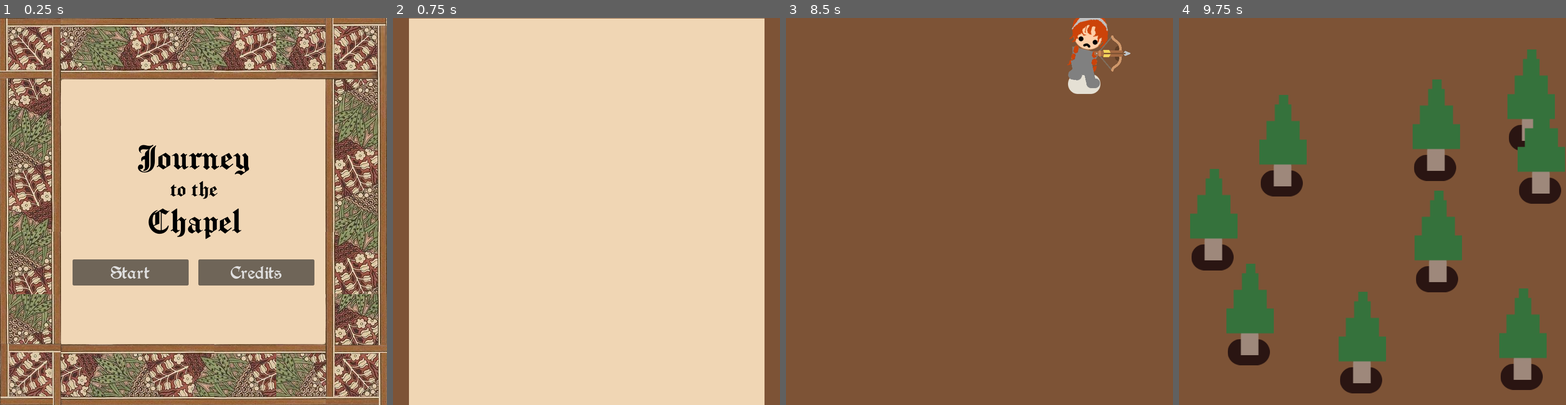
Above: before the commit, frames 1-4 (left to right).
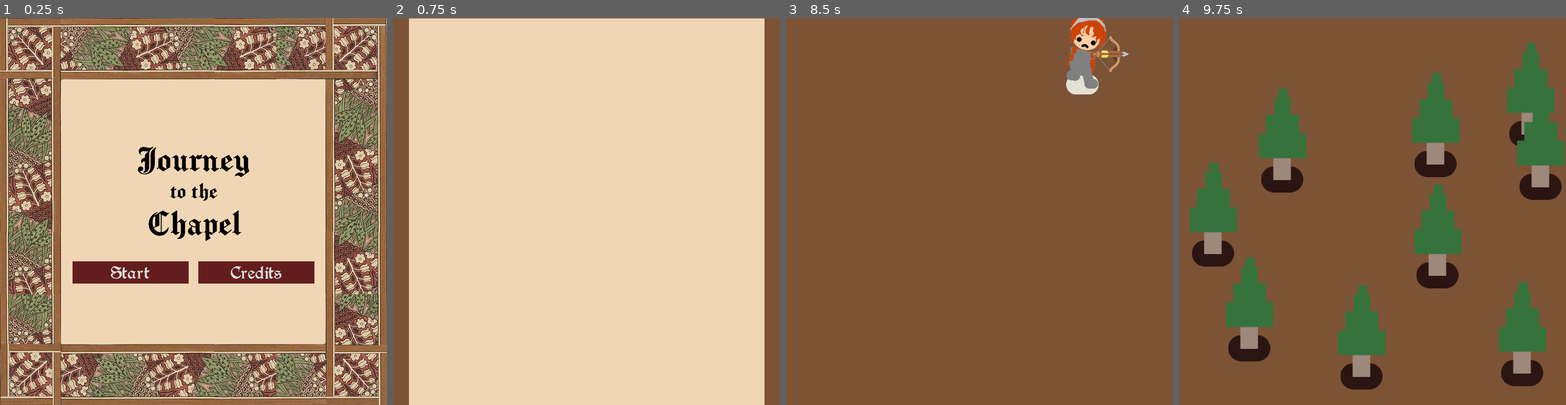
Above: after the commit, the same moments.

Repository: Ihmayor/journey_of_godot
Game: Godot game, scene res://SurvivorGame.tscn
The game is run twice, just before and just after one commit, with the same random seed, the same clock (stepped at 60 frames per second) and the same inputs.
Inputs (mouse positions are in pixels of both pictures, inside the frame that each line leads up to):
- Up to frame 1 (0.25 s): no input
- Up to frame 2 (0.75 s): click "Start" at 0.5 s
- Up to frame 3 (8.5 s): tap Enter at 1.25, 2.85, 5.1, 5.75, 7.35 s; move the mouse to (1064, 192) at 1.27 s; press the mouse at (1064, 192) at 1.28 s; hold Tab (forward) 1.28-2.03 s; tap Space at 1.52, 2.27, 3.5, 3.77, 4.52, 5.27, 6.77, 7.52, 8.27 s; move the mouse to (902, 230) at 2.02 s; release the mouse at (902, 230) at 2.03 s; tap Shift at 2.1, 4.35, 6.6 s; move the mouse to (1018, 126) at 2.77 s; hold Tab (forward) 2.78-4.28 s; move the mouse to (960, 288) at 3.52 s; click (960, 288) at 3.6 s; move the mouse to (1095, 269) at 4.27 s; move the mouse to (863, 153) at 5.02 s; move the mouse to (998, 211) at 5.77 s; press the mouse at (998, 211) at 5.78 s; move the mouse to (921, 114) at 6.52 s; release the mouse at (921, 114) at 6.53 s; hold Tab (forward) from 6.53 s (still down); move the mouse to (1064, 192) at 7.27 s; move the mouse to (902, 230) at 8.02 s; click (902, 230) at 8.1 s
- Up to frame 4 (9.75 s): move the mouse to (1411, 126) at 8.77 s; release Tab (forward) at 8.78 s; tap Shift at 8.85 s; move the mouse to (1353, 288) at 9.52 s; tap Enter at 9.6 s

The runs differ from the first frame. In frame 1, 4.9% of the frame differs, in the area x 18-82%, y 32-70%; in frame 2, nothing differs; in frame 3, 0.8%; in frame 4, 6.3%, in the area x 2-100%, y 6-97%.

Commit message:
Bug fixes. Theme updates. Don't care anymore

Diff:
--- a/SurvivorGame.tscn
+++ b/SurvivorGame.tscn
@@ -224,7 +224,7 @@
 tracks/17/type = "value"
 tracks/17/imported = false
 tracks/17/enabled = true
-tracks/17/path = NodePath("%PlayerCharacter:visible")
+tracks/17/path = NodePath("../PlayerCharacter:visible")
 tracks/17/interp = 1
 tracks/17/loop_wrap = true
 tracks/17/keys = {
@@ -444,7 +444,7 @@
 tracks/17/type = "value"
 tracks/17/imported = false
 tracks/17/enabled = true
-tracks/17/path = NodePath("%PlayerCharacter:visible")
+tracks/17/path = NodePath("../PlayerCharacter:visible")
 tracks/17/interp = 1
 tracks/17/loop_wrap = true
 tracks/17/keys = {
@@ -597,57 +597,57 @@
 script = ExtResource("6_hp8mh")
 is_copyright = false
 
+[node name="Environment" type="Node" parent="."]
+
+[node name="StaticBody2D" parent="Environment" instance=ExtResource("3_gk28e")]
+position = Vector2(96, 467)
+
+[node name="StaticBody2D2" parent="Environment" instance=ExtResource("3_gk28e")]
+position = Vector2(142, -499)
+
+[node name="StaticBody2D3" parent="Environment" instance=ExtResource("3_gk28e")]
+position = Vector2(171, 663)
+
+[node name="StaticBody2D4" parent="Environment" instance=ExtResource("3_gk28e")]
+position = Vector2(752, 220)
+
+[node name="StaticBody2D5" parent="Environment" instance=ExtResource("3_gk28e")]
+position = Vector2(560, 512)
+
+[node name="StaticBody2D12" parent="Environment" instance=ExtResource("3_gk28e")]
+position = Vector2(239, 314)
+
+[node name="StaticBody2D13" parent="Environment" instance=ExtResource("3_gk28e")]
+position = Vector2(281, -285)
+
+[node name="StaticBody2D6" parent="Environment" instance=ExtResource("3_gk28e")]
+position = Vector2(556, 282)
+
+[node name="StaticBody2D7" parent="Environment" instance=ExtResource("3_gk28e")]
+position = Vector2(403, 721)
+
+[node name="StaticBody2D15" parent="Environment" instance=ExtResource("3_gk28e")]
+position = Vector2(-658, -45)
+
+[node name="StaticBody2D8" parent="Environment" instance=ExtResource("3_gk28e")]
+position = Vector2(-586, 606)
+
+[node name="StaticBody2D9" parent="Environment" instance=ExtResource("3_gk28e")]
+position = Vector2(735, 714)
+
+[node name="StaticBody2D10" parent="Environment" instance=ExtResource("3_gk28e")]
+position = Vector2(773, 329)
+
+[node name="StaticBody2D14" parent="Environment" instance=ExtResource("3_gk28e")]
+position = Vector2(-535, -264)
+
+[node name="StaticBody2D11" parent="Environment" instance=ExtResource("3_gk28e")]
+position = Vector2(-217, -314)
+
 [node name="MobTimer" type="Timer" parent="."]
 unique_name_in_owner = true
 process_mode = 1
 wait_time = 1.277
-
-[node name="Environment" type="Node" parent="."]
-
-[node name="StaticBody2D" parent="Environment" instance=ExtResource("3_gk28e")]
-position = Vector2(96, 467)
-
-[node name="StaticBody2D2" parent="Environment" instance=ExtResource("3_gk28e")]
-position = Vector2(142, -499)
-
-[node name="StaticBody2D3" parent="Environment" instance=ExtResource("3_gk28e")]
-position = Vector2(171, 663)
-
-[node name="StaticBody2D4" parent="Environment" instance=ExtResource("3_gk28e")]
-position = Vector2(752, 220)
-
-[node name="StaticBody2D5" parent="Environment" instance=ExtResource("3_gk28e")]
-position = Vector2(560, 512)
-
-[node name="StaticBody2D12" parent="Environment" instance=ExtResource("3_gk28e")]
-position = Vector2(239, 314)
-
-[node name="StaticBody2D13" parent="Environment" instance=ExtResource("3_gk28e")]
-position = Vector2(281, -285)
-
-[node name="StaticBody2D6" parent="Environment" instance=ExtResource("3_gk28e")]
-position = Vector2(556, 282)
-
-[node name="StaticBody2D7" parent="Environment" instance=ExtResource("3_gk28e")]
-position = Vector2(403, 721)
-
-[node name="StaticBody2D15" parent="Environment" instance=ExtResource("3_gk28e")]
-position = Vector2(-658, -45)
-
-[node name="StaticBody2D8" parent="Environment" instance=ExtResource("3_gk28e")]
-position = Vector2(-586, 606)
-
-[node name="StaticBody2D9" parent="Environment" instance=ExtResource("3_gk28e")]
-position = Vector2(735, 714)
-
-[node name="StaticBody2D10" parent="Environment" instance=ExtResource("3_gk28e")]
-position = Vector2(773, 329)
-
-[node name="StaticBody2D14" parent="Environment" instance=ExtResource("3_gk28e")]
-position = Vector2(-535, -264)
-
-[node name="StaticBody2D11" parent="Environment" instance=ExtResource("3_gk28e")]
-position = Vector2(-217, -314)
 
 [connection signal="game_over" from="." to="ScreenUI/ScreenControl" method="_on_game_game_over"]
 [connection signal="game_start" from="." to="PlayerCharacter/PlayerAudio" method="_on_game_game_start"]
--- a/UI/start_screen.tscn
+++ b/UI/start_screen.tscn
@@ -13,6 +13,12 @@
 [sub_resource type="Theme" id="Theme_fy5l0"]
 default_font = ExtResource("3_1pwsk")
 default_font_size = 40
+
+[sub_resource type="StyleBoxFlat" id="StyleBoxFlat_sd10w"]
+bg_color = Color(0.388235, 0.113725, 0.113725, 1)
+
+[sub_resource type="StyleBoxFlat" id="StyleBoxFlat_h0jtk"]
+bg_color = Color(0.388235, 0.113725, 0.113725, 1)
 
 [node name="Start_Screen" type="Control"]
 layout_mode = 3
@@ -104,6 +110,7 @@
 size_flags_horizontal = 3
 theme = SubResource("Theme_fy5l0")
 theme_override_constants/h_separation = 100
+theme_override_styles/normal = SubResource("StyleBoxFlat_sd10w")
 text = "Start"
 
 [node name="Credits" type="Button" parent="NinePatchRect/CenterContainer/VBoxContainer/HBoxContainer"]
@@ -111,6 +118,7 @@
 size_flags_horizontal = 3
 theme = SubResource("Theme_fy5l0")
 theme_override_constants/h_separation = 100
+theme_override_styles/normal = SubResource("StyleBoxFlat_h0jtk")
 text = "Credits
 "
 
--- a/characters/happy_boo/happy_boo.tscn
+++ b/characters/happy_boo/happy_boo.tscn
@@ -581,6 +581,7 @@
 }
 
 [node name="HappyBoo" type="Node2D"]
+y_sort_enabled = true
 script = ExtResource("1_kg7lb")
 
 [node name="AnimationPlayer" type="AnimationPlayer" parent="."]
--- a/characters/player.tscn
+++ b/characters/player.tscn
@@ -29,9 +29,11 @@
 
 [node name="HappyBoo" parent="." instance=ExtResource("1_vwupu")]
 unique_name_in_owner = true
+y_sort_enabled = false
 position = Vector2(-1, 37)
 
 [node name="CollisionShape2D" type="CollisionShape2D" parent="."]
+y_sort_enabled = true
 position = Vector2(0, -16)
 shape = SubResource("CircleShape2D_jsu2e")
 
@@ -50,8 +52,14 @@
 shape = SubResource("CircleShape2D_3228p")
 debug_color = Color(0.941358, 8.18223e-06, 0.610951, 0.42)
 
+[node name="Crossbow" parent="." instance=ExtResource("3_fnqnf")]
+position = Vector2(0, 2)
+collision_layer = 1
+
 [node name="ProgressBar" type="ProgressBar" parent="."]
 unique_name_in_owner = true
+z_index = 2
+y_sort_enabled = true
 offset_left = -107.0
 offset_top = -161.0
 offset_right = 93.0
@@ -60,6 +68,3 @@
 theme_override_styles/fill = SubResource("StyleBoxFlat_voyt3")
 value = 100.0
 show_percentage = false
-
-[node name="Crossbow" parent="." instance=ExtResource("3_fnqnf")]
-position = Vector2(0, 2)
--- a/pistol/bullet.gd
+++ b/pistol/bullet.gd
@@ -14,6 +14,8 @@
 		queue_free()
 
 func _on_body_entered(body: Node2D):
+	if body.name.contains("Player"):
+		return
 	queue_free()#waits one frame to do so
 	if body.has_method("take_damage"):
 		body.take_damage()
--- a/pistol/bullet.tscn
+++ b/pistol/bullet.tscn
@@ -13,6 +13,7 @@
 script = ExtResource("1_tggbd")
 
 [node name="Projectile" type="Sprite2D" parent="."]
+visibility_layer = 2
 position = Vector2(-11, -1)
 texture = ExtResource("1_18h6l")
 
--- a/pistol/pistol.tscn
+++ b/pistol/pistol.tscn
@@ -7,10 +7,12 @@
 radius = 270.823
 
 [node name="Crossbow" type="Area2D"]
+collision_layer = 8
 collision_mask = 2
 script = ExtResource("1_4kf7o")
 
 [node name="CollisionShape2D" type="CollisionShape2D" parent="."]
+visibility_layer = 17
 shape = SubResource("CircleShape2D_khctk")
 
 [node name="WeaponPivot" type="Marker2D" parent="."]
--- a/trees/PineTree.tscn
+++ b/trees/PineTree.tscn
@@ -4,20 +4,22 @@
 [ext_resource type="Texture2D" uid="uid://pio4lqe3nt8a" path="res://trees/tree.png" id="2_o85x4"]
 
 [sub_resource type="CircleShape2D" id="CircleShape2D_71lny"]
-radius = 23.0217
+radius = 30.0666
 
 [node name="StaticBody2D" type="StaticBody2D"]
 
+[node name="PineTree" type="Sprite2D" parent="."]
+position = Vector2(1, -94)
+scale = Vector2(2.1413, 2.1413)
+texture = ExtResource("2_o85x4")
+
 [node name="GroundShadow" type="Sprite2D" parent="."]
 modulate = Color(0.164328, 0.0817947, 0.0698108, 1)
-position = Vector2(-1, 7)
+z_index = -1
+position = Vector2(0, -1)
 scale = Vector2(1.03846, 1.03846)
 texture = ExtResource("1_par5m")
 
-[node name="PineTree" type="Sprite2D" parent="."]
-position = Vector2(2, -81)
-scale = Vector2(2.1413, 2.1413)
-texture = ExtResource("2_o85x4")
-
 [node name="CollisionShape2D" type="CollisionShape2D" parent="."]
+position = Vector2(2, 1)
 shape = SubResource("CircleShape2D_71lny")
Not shown, changed: HTML_BUILD/index.apple-touch-icon.png.import
Not shown, changed: HTML_BUILD/index.icon.png.import
Not shown, changed: HTML_BUILD/index.png.import
Not shown: 1 places in UI/start_screen.tscn that only renumber resources
Not shown, changed: .gitignore
Not shown, changed: HTML_BUILD.zip
Not shown, changed: HTML_BUILD/index.html
Not shown, changed: HTML_BUILD/index.js
Not shown, changed: HTML_BUILD/index.pck
Not shown, changed: HTML_BUILD/index.wasm
